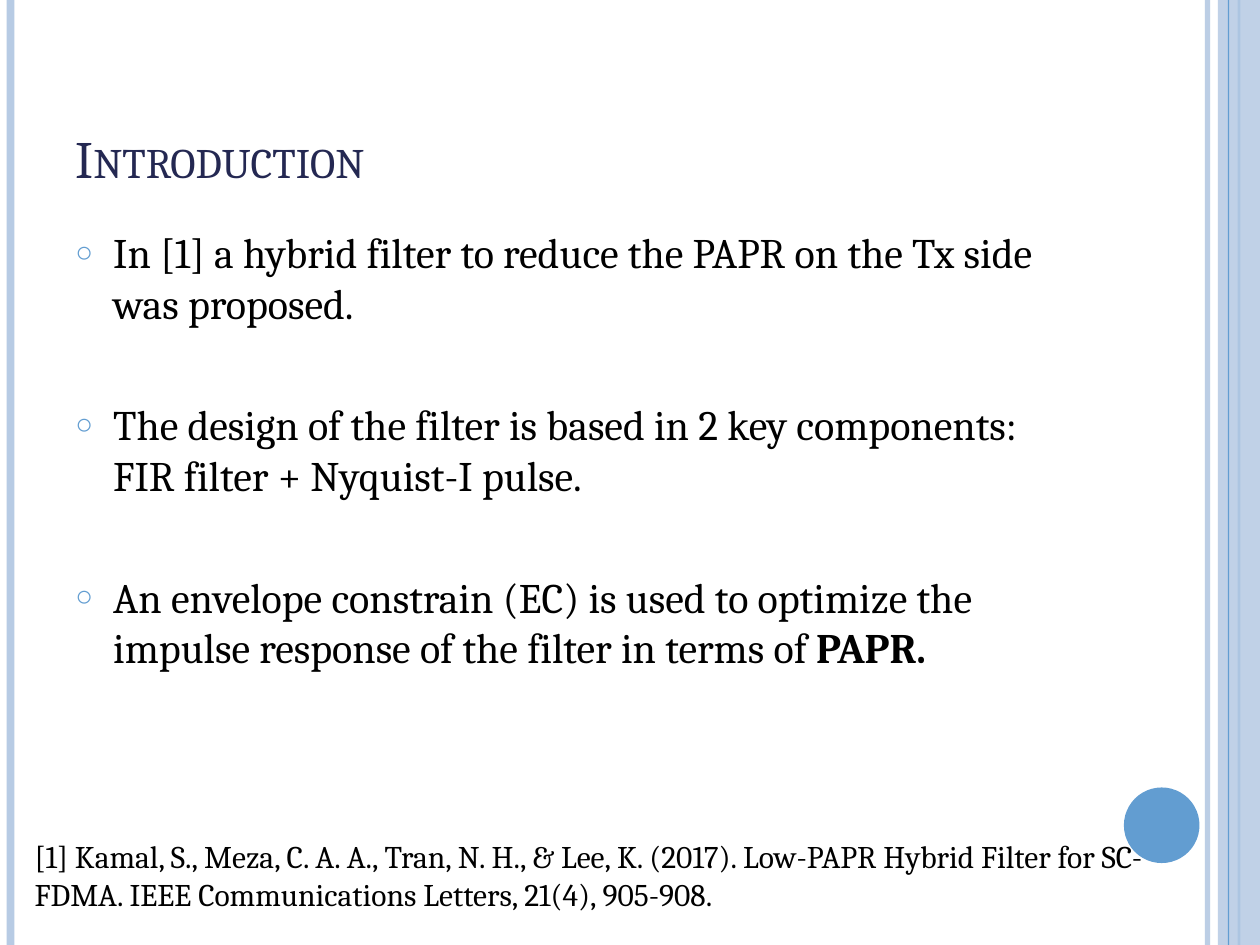
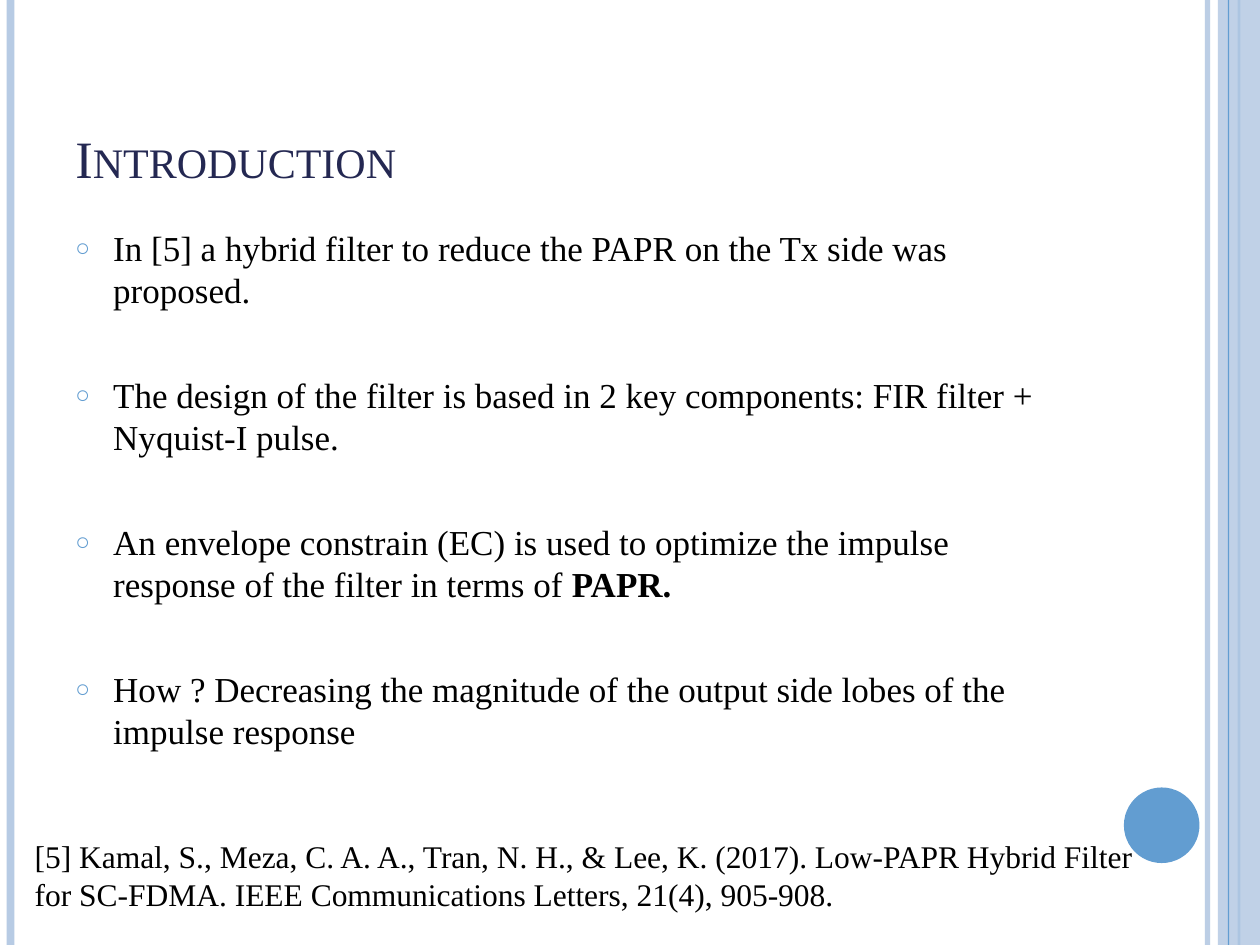
Before and after one commit to hanlinzhushe/SC-FDMA-python, a slide deck: slide 3 of Presentation1.pptx (slide 2 before the commit). Drawn at 1260x945 pixels with LibreOffice and Linux fonts; fonts in the diff are those of the drawing. Boxes give left, top, right and bottom in pixels: in the first picture for what was removed or moved away, otherwise in the second. Text is boxed around its words. In the diff, an @@ line names an element or a change of style, - is before the commit and + after.

Commit message:
Presentacion !

```diff
--- a/Presentation1.pptx
+++ b/Presentation1.pptx
@@ title "Introduction" at bbox=[63, 38, 1092, 195]: font Cambria to Times New Roman @@
@@ text at bbox=[113, 236, 946, 311]: text changed; size 24 to 20 pt; font Cambria to Times New Roman @@
-○ In [1] a hybrid filter to reduce the PAPR on the Tx side was proposed.
+○ In [5] a hybrid filter to reduce the PAPR on the Tx side was proposed.
@@ text at bbox=[113, 383, 1004, 605]: size 24 to 20 pt, font Cambria to Times New Roman in "The design of the filter is based ...", "An envelope constrain (EC) is used to ..." @@
@@ text at bbox=[113, 677, 1005, 752]: paragraph added @@
+○ How ? Decreasing the magnitude of the output side lobes of the impulse response
@@ text at bbox=[35, 843, 1132, 912]: text changed; font Cambria to Times New Roman @@
-[1] Kamal, S., Meza, C. A. A., Tran, N. H., & Lee, K. (2017). Low-PAPR Hybrid Filter for SC-FDMA. IEEE Communications Letters, 21(4), 905-908.
+[5] Kamal, S., Meza, C. A. A., Tran, N. H., & Lee, K. (2017). Low-PAPR Hybrid Filter for SC-FDMA. IEEE Communications Letters, 21(4), 905-908.
```
Also in this commit, not shown: 1 other slide changed, 11 slides added, 1 slide removed, 2 other files.
